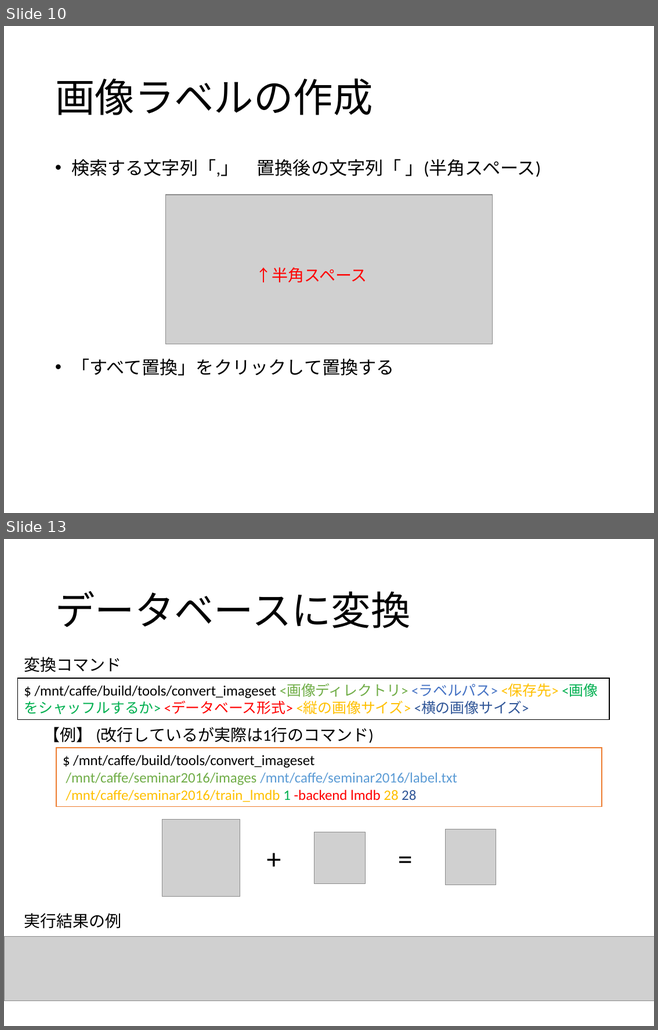
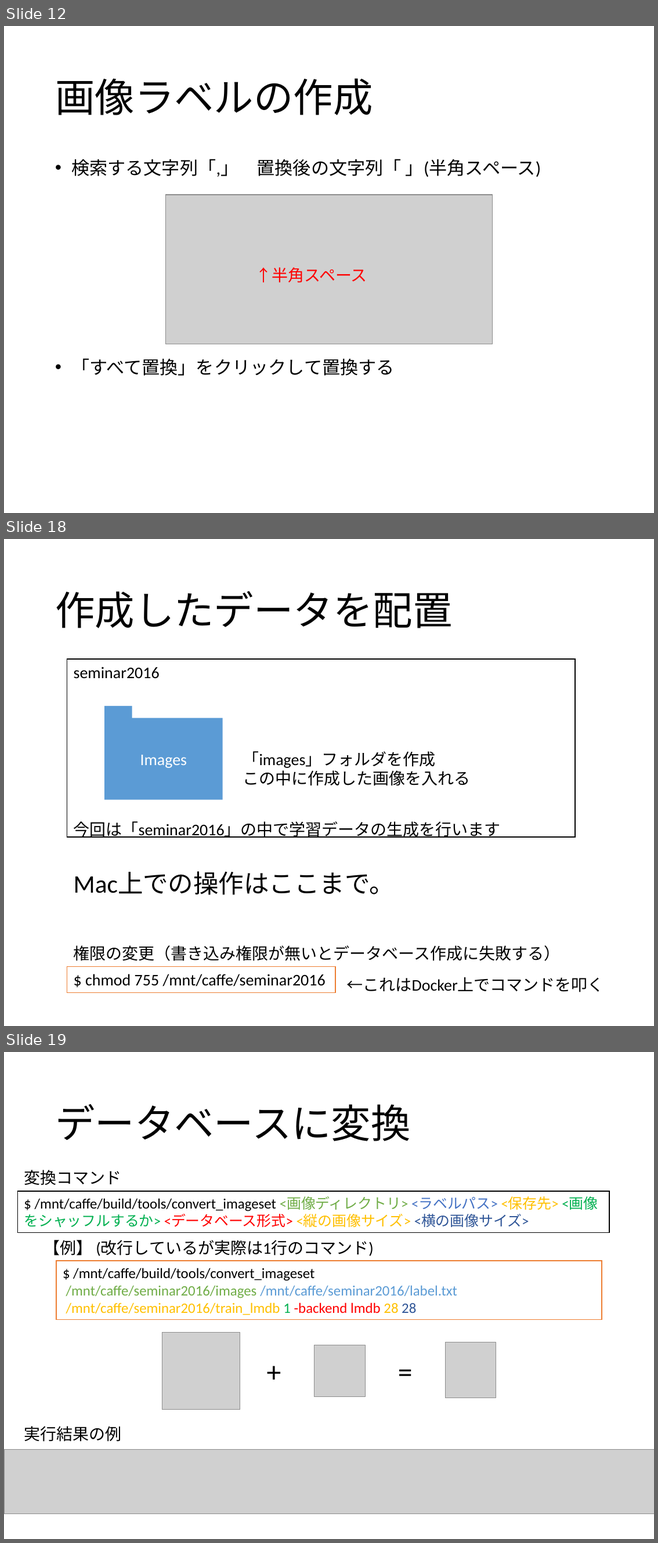
Before and after one commit to hara-lab-mizofumi/Seminar2016, a slide deck: 3-Caffe向けの自作データセットの作成.pptx. Shown one above the other, each under a label of ours: slides 10 and 13 before the commit, slides 12, 18 and 19 after it; the slides between them are not shown. The pictures are 658x1030 and 658x1543 pixels, drawn with LibreOffice and Linux fonts; fonts in the diff are those of the drawing; grey boxes stand for pictures. Boxes give left, top, right and bottom in pixels: in the first picture for what was removed or moved away, otherwise in the second. Text is boxed around its words. In the diff, an @@ line names an element or a change of style, - is before the commit and + after.

```diff
--- a/3-Caffe向けの自作データセットの作成.pptx
+++ b/3-Caffe向けの自作データセットの作成.pptx
@@ slide 18 added at (4, 539, 654, 1026), background #FFFFFF @@
@@ title added at (55, 591, 452, 628), 44 pt, text #000000 @@
+作成したデータを配置
@@ rectangle added at (67, 659, 575, 837), fill #FFFFFF, outline #000000 1 pt, 18 pt, text #000000 @@
+seminar2016
@@ rectangle added at (105, 706, 132, 725), fill #5B9BD5 @@
@@ rectangle added at (105, 718, 223, 800), fill #5B9BD5, 18 pt, text #FFFFFF @@
+Images
@@ text added at (243, 751, 470, 786), 18 pt, text #000000 @@
+「images」フォルダを作成
+この中に作成した画像を入れる
@@ text added at (74, 821, 500, 838), 18 pt, text #000000 @@
+今回は「seminar2016」の中で学習データの生成を行います
@@ text added at (74, 872, 394, 895), 28 pt, text #000000 @@
+Mac上での操作はここまで。
@@ text added at (74, 946, 560, 961), 18 pt, text #000000 @@
+権限の変更（書き込み権限が無いとデータベース作成に失敗する）
@@ rectangle added at (67, 966, 335, 993), fill #FFFFFF, outline #ED7D31 1 pt, 18 pt, text #000000 @@
+$ chmod 755 /mnt/caffe/seminar2016
@@ text added at (347, 977, 604, 993), 18 pt, text #000000 @@
+←これはDocker上でコマンドを叩く
@@ what was slide 10 is now slide 12 @@
@@ what was slide 13 is now slide 19 @@
```
Also in this commit, not shown: 4 slides changed, 5 other slides added.
